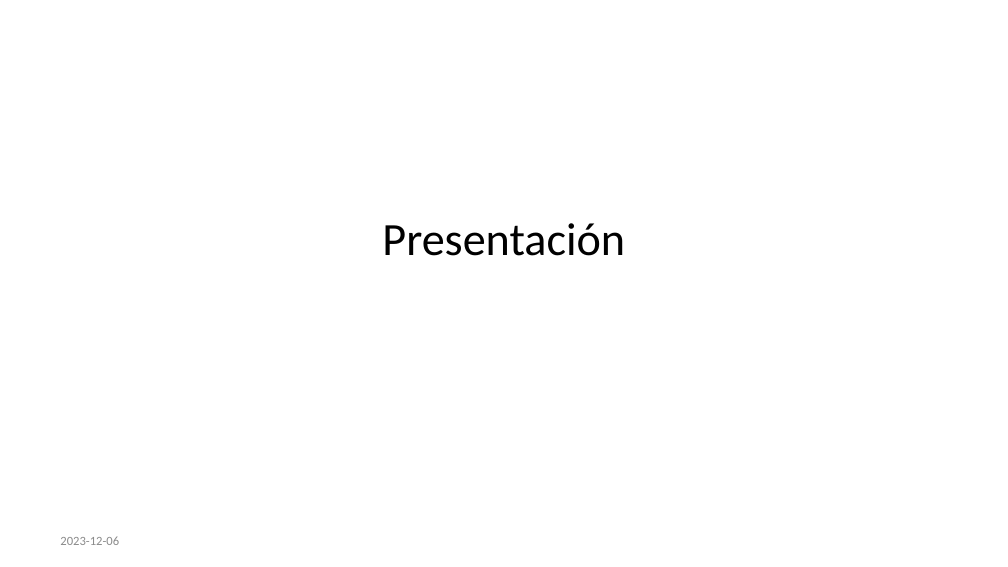
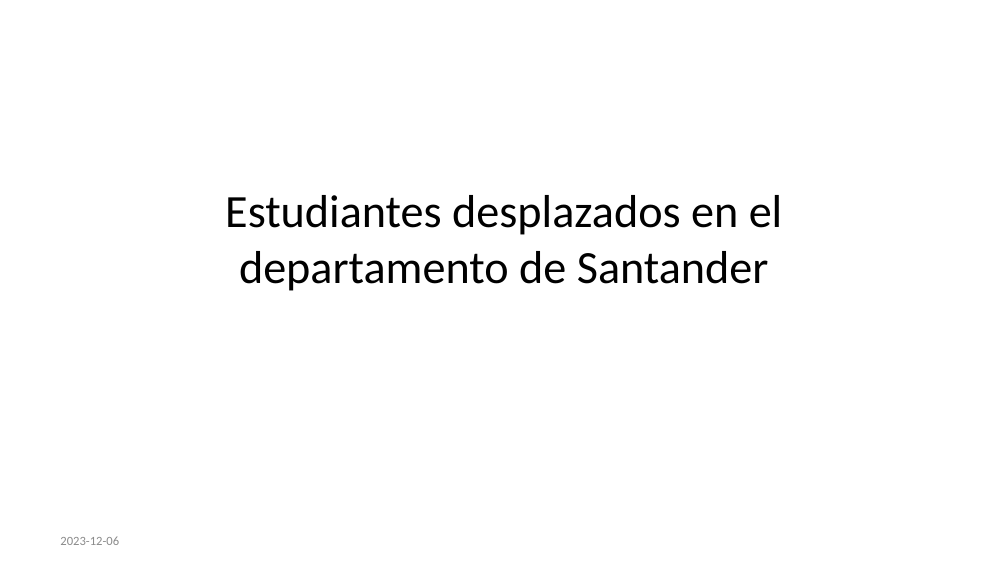
Before and after one commit to CreepstyC/Estudiantes_en_situacion_de_desplazamiento_en_Santander, a slide deck: slide 1 of Presentación.pptx. Drawn at 1008x567 pixels with LibreOffice and Linux fonts; fonts in the diff are those of the drawing. Boxes give left, top, right and bottom in pixels: in the first picture for what was removed or moved away, otherwise in the second. Text is boxed around its words. In the diff, an @@ line names an element or a change of style, - is before the commit and + after.

```diff
--- a/Presentación.pptx
+++ b/Presentación.pptx
@@ title at box(225, 195, 783, 291): text changed @@
-Presentación
+Estudiantes desplazados en el departamento de Santander
```
Also in this commit, not shown: 11 other files.
